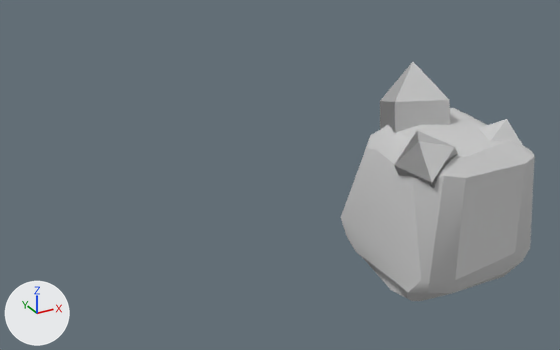
Two versions of the FBX model Assets/Prefabs/m_blocCristal.FBX, one commit apart.
Camera for both pictures: a camera (50 mm lens) standing at (-2.74, -3.06, 2.35) and looking at (-0.76, 0.54, 0.55). The axes (+X, +Y, +Z) are drawn at lower left. The lights are the same throughout. Both versions are drawn at frame 1 of the action 'Take 001'; the numbers are the values there.

Script lines for the objects in view, before the commit:
```python
me_mesh = bpy.data.meshes.new('Mesh')
me_mesh.from_pydata(...)  # 95 vertices, 91 faces; spans x -0.484..0.469, y -0.506..0.408, z -0.009..1.22
me_mesh.materials.append(mat_material__25)  # its picture is missing
ob_cube_a_dva007 = bpy.data.objects.new('Cube A DVA007', me_mesh)
ob_cube_a_dva007.location = (0.0, 0.0, 0.0)
ob_cube_a_dva007.rotation_euler = (0.0, 0.0, -1.563)  # degrees (0, 0, -90)
ob_cube_a_dva007.scale = (0.962, 0.962, 0.962)
```
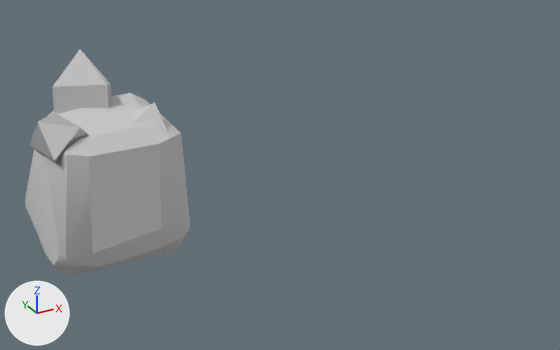
What differs and where, as boxes (x1, y1, x2, y2) in the pictures (560 x 350 px):
```json
{"object": "Cube A DVA007", "change": "moved", "before": [341, 62, 535, 301], "after": [25, 49, 190, 275]}
```

Scene script edits in JSON lines:
```json
{"op": "set", "path": "ob_cube_a_dva007.location", "old": "(0.0, 0.0, 0.0)", "new": "(-1.568, 1.184, 0.0)"}
```
